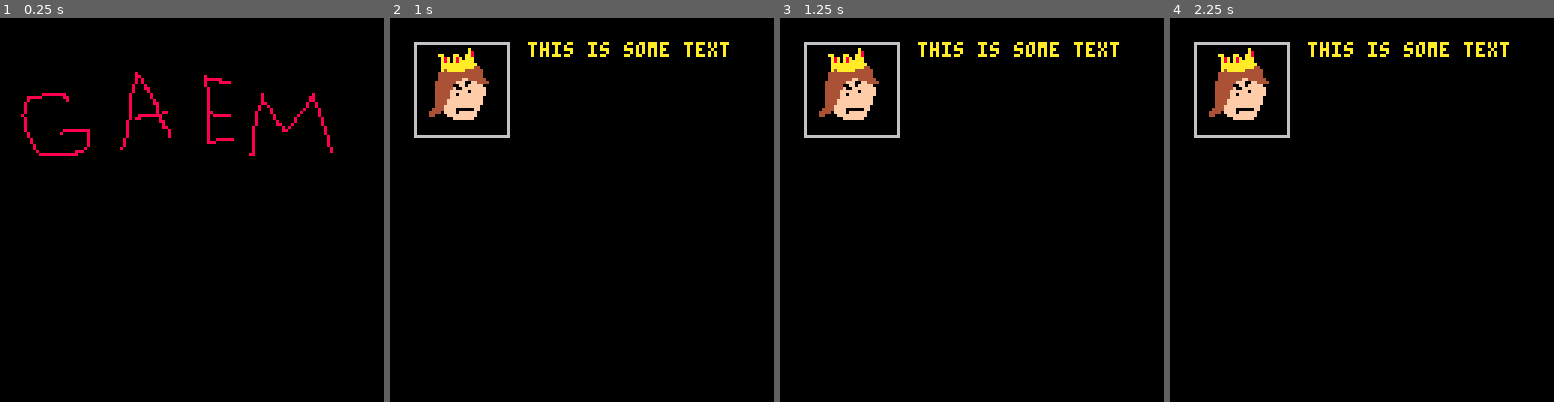
Above: before the commit, frames 1-4 (left to right).
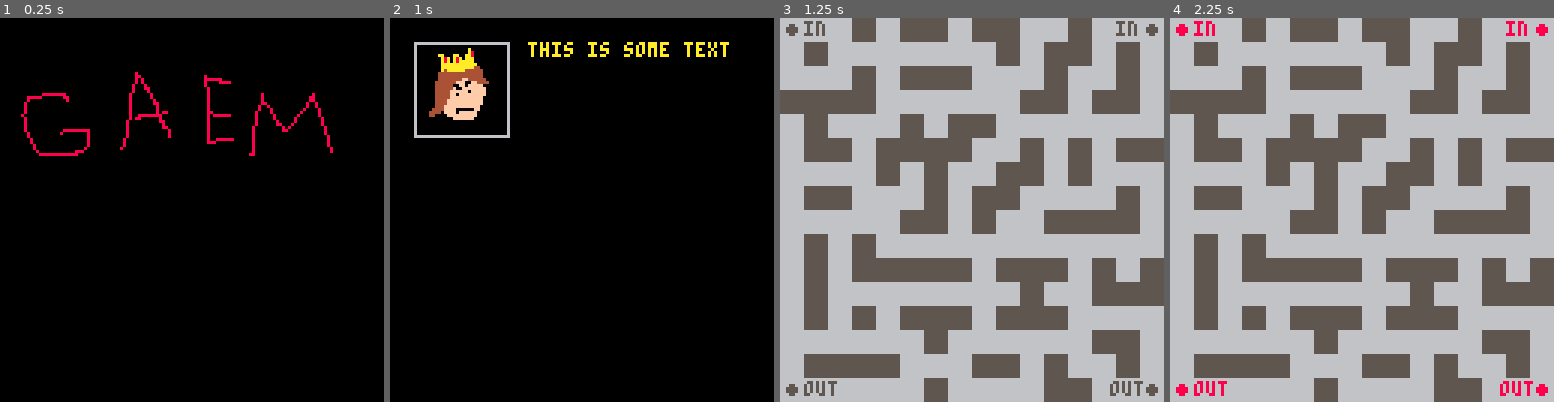
Above: after the commit, the same moments.

Repository: trashtiergames/gmtk-jam-2023
Game: PICO-8 cartridge gmtk-jam-2023.p8
Two runs of this game, one before a commit and one after it. Both use one fixed random seed, a clock stepped at 60 frames per second and the inputs below.
Inputs:
- Up to frame 1 (0.25 s): no input
- Up to frame 2 (1 s): tap X (X key) at 0.33 s; tap O (Z key) at 0.7 s
- Up to frame 3 (1.25 s): tap X (X key) at 1.07 s
- Up to frame 4 (2.25 s): hold Right 1.6-2.1 s; tap O (Z key) at 1.7, 2.1 s; tap X (X key) at 1.85 s; hold Up from 2.15 s (still down)

Frames 1-2 are identical in both runs. In frame 3, 99% of the frame differs, in the area x 0-100%, y 0-100%; in frame 4, 99%.

Commit message:
Add day state

Diff:
--- a/gmtk-jam-2023.p8
+++ b/gmtk-jam-2023.p8
@@ -46,10 +46,10 @@
 00000000111111110000000000000000000000001122222222222222222222116000044440ffff0ffffff0000000000600000000000000000000000000000000
 000000000000000000000000000000000000000000000000000000000000000060000440000ffffffffff0000000000600000000000000000000000000000000
 00000000000000000000000000000000000000000000000000000000000000006000000000000fffffff00000000000600000000000000000000000000000000
-00000000000000000000000000000000000000000000000000000000000000006000000000000000000000000000000600000000000000000000000000000000
-00000000000000000000000000000000000000000000000000000000000000006000000000000000000000000000000600000000000000000000000000000000
-00000000000000000000000000000000000000000000000000000000000000006000000000000000000000000000000600000000000000000000000000000000
-00000000000000000000000000000000000000000000000000000000000000006000000000000000000000000000000600000000000000000000000000000000
+00000000000880000000000000000000000000000000000000000000000000006000000000000000000000000000000600000000000000000000000000000000
+00000000008888000000000000000000000000000000000000000000000000006000000000000000000000000000000600000000000000000000000000000000
+00000000008888000000000000000000000000000000000000000000000000006000000000000000000000000000000600000000000000000000000000000000
+00000000000880000000000000000000000000000000000000000000000000006000000000000000000000000000000600000000000000000000000000000000
 00000000000000000000000000000000000000000000000000000000000000006000000000000000000000000000000600000000000000000000000000000000
 00000000000000000000000000000000000000000000000000000000000000006666666666666666666666666666666600000000000000000000000000000000
 00099000000000000000000000000000000000000000000000000000000000000000000000000000000000000000000000000000000000000000000000000000
--- a/src/main.lua
+++ b/src/main.lua
@@ -1,6 +1,14 @@
 function _init()
   wall = 0
   debug = "nothing to debug"
+  palette_swap_table = {
+    [1] = 5,
+    [2] = 4,
+    [3] = 11,
+    [9] = 10,
+    [13] = 6,
+    [14] = 7
+  }
   state_machine = state_machine()
 end
 
--- a/src/states/day_state.lua
+++ b/src/states/day_state.lua
@@ -1,15 +1,40 @@
 day_state = class()
 
 function day_state:init()
-
+  self.blink_timer = 0
+  self.blink_max = 1
+  self.red = false
 end
 
 function day_state:update()
-  -- if (btnp(5)) state_machine.current_state = state_machine.states.day_state
+  self.blink_timer += 1/60
+  if self.blink_timer > self.blink_max then
+    self.red = not self.red
+    self.blink_timer = 0
+  end
 end
 
 function day_state:draw()
-	-- cls()
-  -- spr(8, 8, 8, 4, 4)
-  -- print("this is some text", 46, 8, 10)
+  cls()
+  pal(palette_swap_table)
+  map(0, 0, 0, 0)
+  pal()
+
+  if (not self.red) pal(8, 5)
+
+  -- top left
+  spr(49, 0, 0)
+  print("in", 8, 1, 8)
+
+  -- top right
+  spr(49, 15 * 8, 0)
+  print("in", 14 * 8, 1, 8)
+
+  -- bottom left
+  spr(49, 0, 15 * 8)
+  print("out", 8, 15 * 8 + 1, 8)
+
+  -- bottom right
+  spr(49, 15 * 8, 15 * 8)
+  print("out", 14 * 8 - 2, 15 * 8 + 1, 8)
 end
--- a/src/states/play_state.lua
+++ b/src/states/play_state.lua
@@ -18,14 +18,6 @@
 function play_state:draw()
   -- clear screen
 	cls()
-  palette_swap_table = {
-    [1] = 5,
-    [2] = 4,
-    [3] = 11,
-    [9] = 10,
-    [13] = 6,
-    [14] = 7
-  }
   map(0, 0, 0, 0)
 	player:draw()
   clip(
@@ -34,13 +26,13 @@
     player.light.w,
     player.light.h
   )
-  if sunny then
-    pal(palette_swap_table)
-    -- pal(5, 6)
-    -- -- palt(0, false)
-    -- pal(0, 5)
-    map(0, 0, 0, 0)
-  end
+  -- if sunny then
+  --   pal(palette_swap_table)
+  --   -- pal(5, 6)
+  --   -- -- palt(0, false)
+  --   -- pal(0, 5)
+  --   map(0, 0, 0, 0)
+  -- end
   -- sneaky:draw()
   pal()
   clip()
